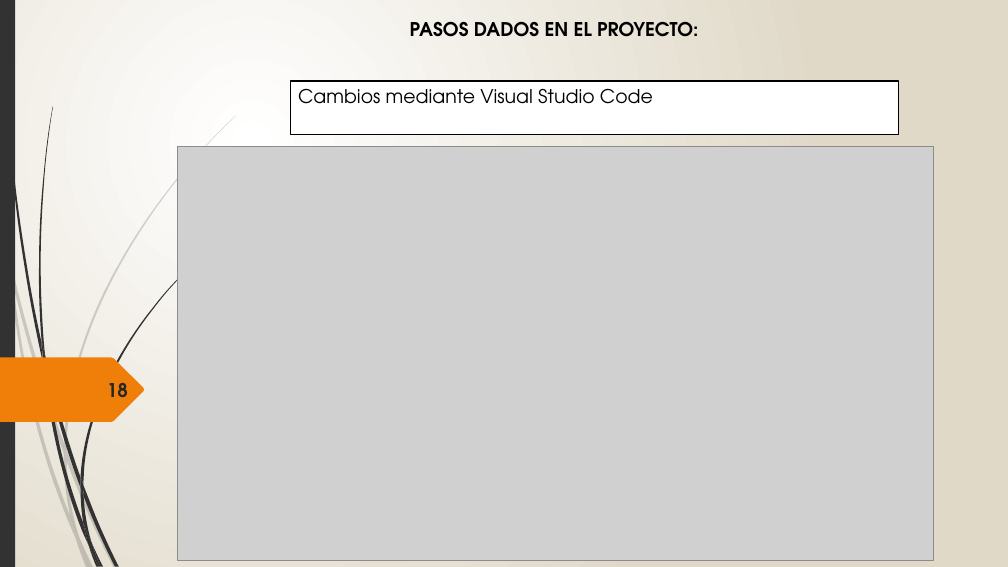
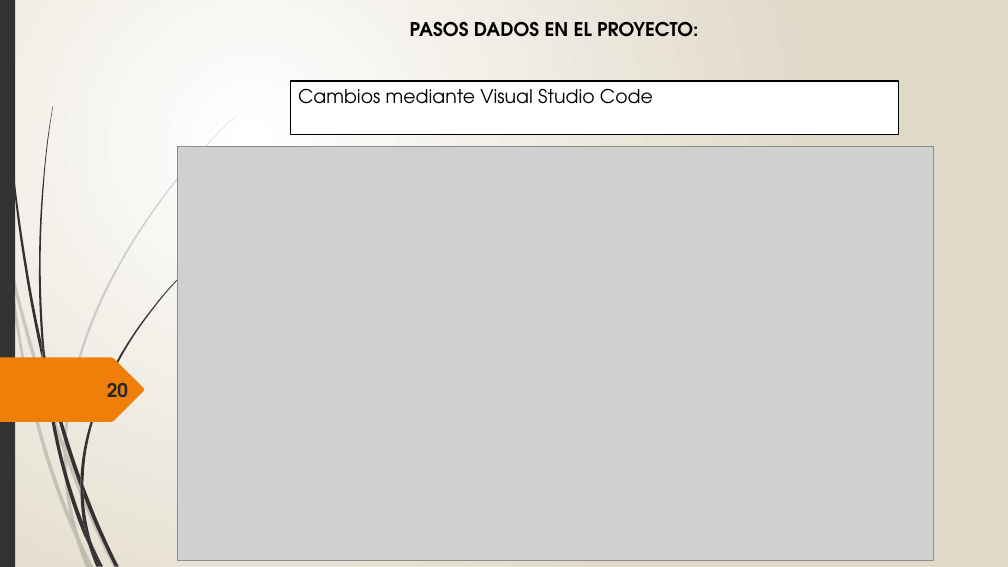
Before and after one commit to victormanuelantacastro/Proyecto, a slide deck: slide 20 of Contenido/TartessosBurguer.pptx (slide 18 before the commit). Drawn at 1008x567 pixels with LibreOffice and Linux fonts; fonts in the diff are those of the drawing; grey boxes stand for pictures. Boxes give left, top, right and bottom in pixels: in the first picture for what was removed or moved away, otherwise in the second. Text is boxed around its words. In the diff, an @@ line names an element or a change of style, - is before the commit and + after.

```diff
--- a/Contenido/TartessosBurguer.pptx
+++ b/Contenido/TartessosBurguer.pptx
@@ text at [107,383,128,398]: text changed @@
-18
+20
```
Also in this commit, not shown: 19 other slides changed, 2 slides added, 19 other files.
